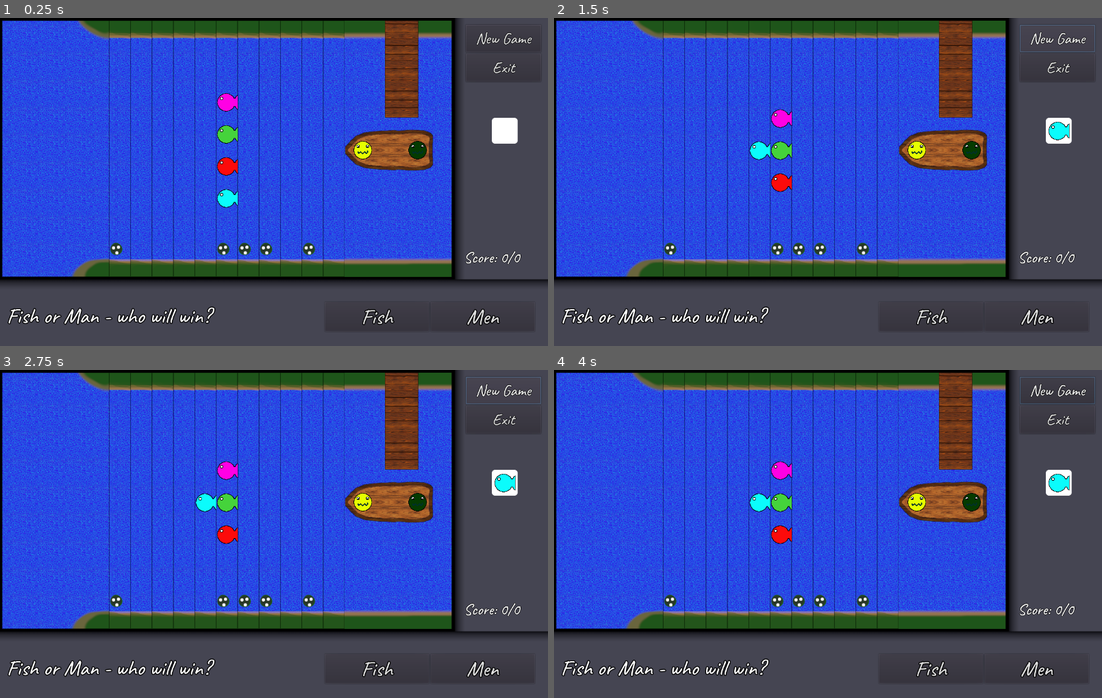
Above: before the commit, frames 1-4 (two rows, left to right).
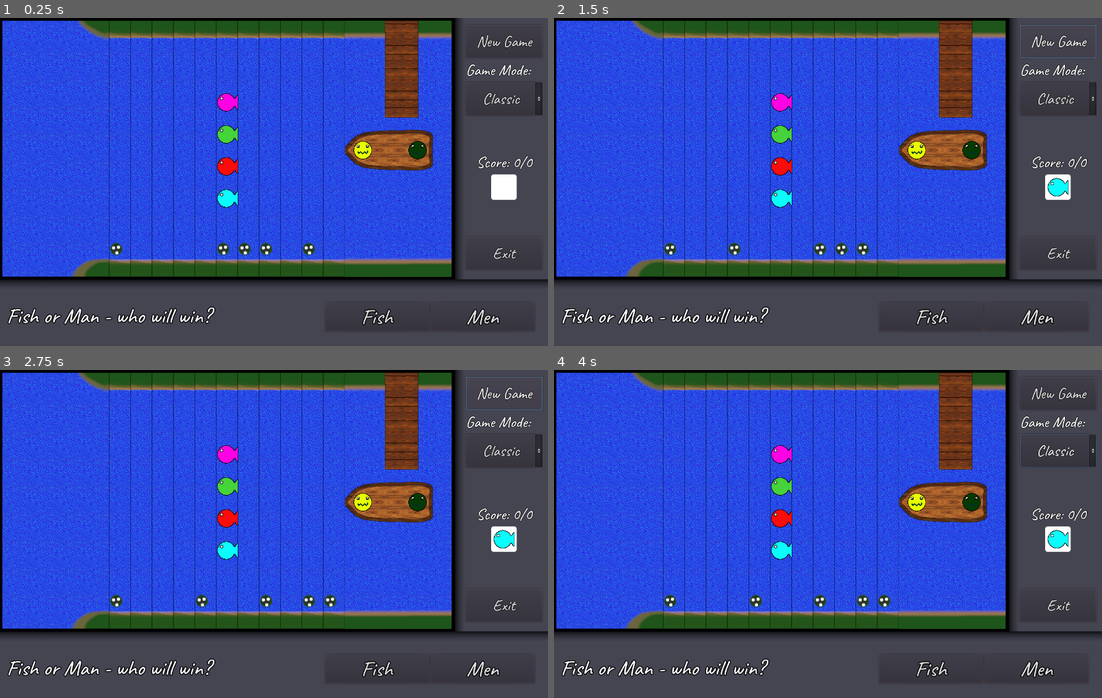
Above: after the commit, the same moments.

Repository: Kjarrigan/fish-or-men
Game: Godot game, scene res://Game.tscn
Same seed, same stepped clock (60 frames per second), same inputs: the game is played once before the commit and once after it.
Inputs (mouse positions are in pixels of both pictures, inside the frame that each line leads up to; where the layout moved, square brackets give the same spot in the first picture):
- Up to frame 1 (0.25 s): no input
- Up to frame 2 (1.5 s): click (1058, 188) [1063, 132] at 0.5 s; click "New Game" at 1.25 s
- Up to frame 3 (2.75 s): click "New Game" at 2 s
- Up to frame 4 (4 s): click (1058, 452) at 2.75 s, where only the run after the commit has a clickable "Classic"; click (1058, 452) at 3.5 s, where only the run after the commit has a clickable "Classic"

The runs differ from the first frame. In frame 1, 1.7% of the frame differs, in the area x 84-99%, y 4-75%; in frame 2, 3.4%, in the area x 31-99%, y 2-75%; in frame 3, 3.4%; in frame 4, 3.4%.

Commit message:
Add GameModes and rearrange Menu

Diff:
--- a/Game.tscn
+++ b/Game.tscn
@@ -12,12 +12,14 @@
 var token : Array
 
 enum Team {Fish, Man}
+enum GameMode {Classic, Fair, Random}
 var score = 0
+var current_game_mode = GameMode.Classic
 var rounds_counter = 0
 var bet_on_team
 var tile_size = 50.0
 var tile_height = 600.0
-var start_position = 6
+var start_position
 
 var auto_roll_timer = Timer.new()
 var tile = preload(\"res://scenes/Tile.tscn\")
@@ -36,12 +38,17 @@
 	new_game()
 
 func new_game():
-	if not paused:
-		return
+	match current_game_mode:
+		GameMode.Classic:
+			start_position = [6,6,6,6]
+		GameMode.Fair:
+			start_position = [5,5,6,6]
+		GameMode.Random:
+			var die = get_node(\"UI/Menu/Rolling/Die\")
+			start_position = [die.roll(1, 11),die.roll(1, 11),die.roll(1, 11),die.roll(1, 11)]
 
 	tiles = []
 	token = []
-	rounds_counter += 1
 
 	var ocean = end_tile.instance()
 	for idx in range(11):
@@ -71,9 +78,7 @@
 		var f = fish.instance()
 		f.set_token_index(idx)
 		token.append(f)
-
-	for f in token:
-		tiles[start_position].place_token(f)
+		tiles[start_position[idx]].place_token(f)
 
 	boat_token = boat.instance()
 	tiles[tiles.size()-1].place_token(boat_token)
@@ -110,10 +115,11 @@
 		get_node(\"UI/ActionLabel\").text = \"Click the die!\"
 
 func end_game(msg):
-	get_node(\"UI/Score\").text = \"Score: \" + str(score) + \"/\" + str(rounds_counter)
-	get_node(\"UI/ActionLabel\").text = msg
 	auto_roll_timer.stop()
 	paused = true
+	rounds_counter += 1
+	get_node(\"UI/Menu/Score\").text = \"Score: \" + str(score) + \"/\" + str(rounds_counter)
+	get_node(\"UI/ActionLabel\").text = msg
 
 func check_victory_conditions():
 	if paused:
@@ -148,6 +154,7 @@
 	for t in token:
 		if t.is_fish() and t != this_one and not t.is_free() and not t.is_catched():
 			return t
+	assert(true, \"No matching fish found!\")
 
 func move_token(f):
 	if paused:
@@ -183,7 +190,7 @@
 	auto_roll_timer.start()
 
 func _auto_roll():
-	get_node(\"UI/Die\").emit_signal(\"pressed\")
+	get_node(\"UI/Menu/Rolling/Die\").emit_signal(\"pressed\")
 
 func _on_TeamFish_pressed():
 	if paused:
@@ -196,6 +203,9 @@
 		return
 	bet_on_team = Team.Man
 	start_game()
+
+func _on_Mode_item_selected(index):
+	current_game_mode = index
 "
 
 [node name="Game" type="Node2D"]
@@ -229,34 +239,82 @@
 "_edit_use_anchors_": false
 }
 
-[node name="Die" parent="UI" instance=ExtResource( 1 )]
-margin_left = 1148.81
-margin_top = 234.451
-margin_right = 1236.81
-margin_bottom = 310.451
-
 [node name="Menu" type="VBoxContainer" parent="UI"]
 margin_left = 1088.0
 margin_top = 16.0
-margin_right = 1264.0
-margin_bottom = 149.0
+margin_right = 1267.0
+margin_bottom = 590.0
 __meta__ = {
 "_edit_group_": true,
 "_edit_use_anchors_": false
 }
 
 [node name="New" type="Button" parent="UI/Menu"]
-margin_right = 176.0
-margin_bottom = 64.0
+margin_right = 179.0
+margin_bottom = 78.0
 size_flags_horizontal = 3
 size_flags_vertical = 3
 custom_fonts/font = ExtResource( 2 )
 text = "New Game"
 
+[node name="Mode-Label" type="Label" parent="UI/Menu"]
+margin_top = 82.0
+margin_right = 179.0
+margin_bottom = 130.0
+custom_fonts/font = ExtResource( 2 )
+text = "Game Mode:"
+
+[node name="Mode" type="OptionButton" parent="UI/Menu"]
+margin_top = 134.0
+margin_right = 179.0
+margin_bottom = 212.0
+size_flags_horizontal = 3
+size_flags_vertical = 3
+custom_fonts/font = ExtResource( 2 )
+text = "Classic"
+align = 1
+items = [ "Classic", null, false, 0, null, "Fair", null, false, 1, null, "Hard", null, false, 2, null ]
+selected = 0
+
+[node name="Spacer" type="Control" parent="UI/Menu"]
+margin_top = 216.0
+margin_right = 179.0
+margin_bottom = 294.0
+size_flags_horizontal = 3
+size_flags_vertical = 3
+
+[node name="Score" type="Label" parent="UI/Menu"]
+margin_top = 298.0
+margin_right = 179.0
+margin_bottom = 346.0
+custom_fonts/font = ExtResource( 2 )
+text = "Score: 0/0"
+align = 1
+__meta__ = {
+"_edit_use_anchors_": false
+}
+
+[node name="Rolling" type="CenterContainer" parent="UI/Menu"]
+margin_top = 350.0
+margin_right = 179.0
+margin_bottom = 410.0
+
+[node name="Die" parent="UI/Menu/Rolling" instance=ExtResource( 1 )]
+margin_left = 59.0
+margin_right = 119.0
+margin_bottom = 60.0
+
+[node name="Spacer2" type="Control" parent="UI/Menu"]
+margin_top = 414.0
+margin_right = 179.0
+margin_bottom = 492.0
+size_flags_horizontal = 3
+size_flags_vertical = 3
+
 [node name="Exit" type="Button" parent="UI/Menu"]
-margin_top = 68.0
-margin_right = 176.0
-margin_bottom = 133.0
+margin_top = 496.0
+margin_right = 179.0
+margin_bottom = 574.0
 size_flags_horizontal = 3
 size_flags_vertical = 3
 custom_fonts/font = ExtResource( 2 )
@@ -289,18 +347,8 @@
 custom_fonts/font = ExtResource( 3 )
 text = "Men"
 
-[node name="Score" type="Label" parent="UI"]
-margin_left = 1083.0
-margin_top = 537.071
-margin_right = 1269.0
-margin_bottom = 600.071
-custom_fonts/font = ExtResource( 2 )
-text = "Score: 0/0"
-__meta__ = {
-"_edit_use_anchors_": false
-}
-
 [connection signal="pressed" from="UI/Menu/New" to="." method="_on_New_pressed"]
+[connection signal="item_selected" from="UI/Menu/Mode" to="." method="_on_Mode_item_selected"]
 [connection signal="pressed" from="UI/Menu/Exit" to="." method="_on_Exit_pressed"]
 [connection signal="pressed" from="UI/Choice/TeamFish" to="." method="_on_TeamFish_pressed"]
 [connection signal="pressed" from="UI/Choice/TeamMen" to="." method="_on_TeamMen_pressed"]
--- a/scenes/Die.gd
+++ b/scenes/Die.gd
@@ -13,8 +13,8 @@
 func _ready():
 	rng.randomize();
 
-func roll():
-	return rng.randi_range(0, faces.size()-1);
+func roll(from=0, to=faces.size()-1):
+	return rng.randi_range(from, to);
 
 func _on_Die_pressed():
 	var token_index = roll();
